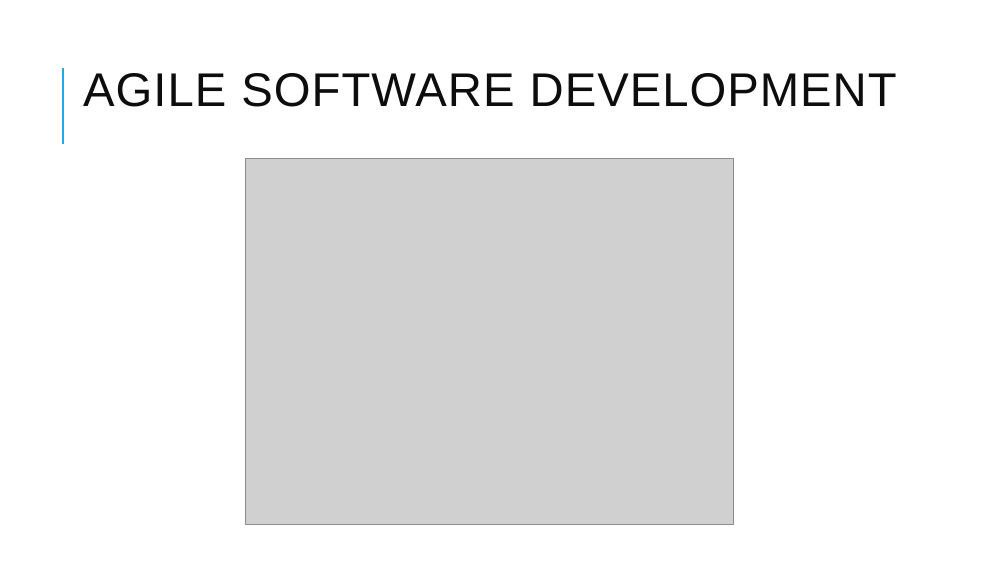
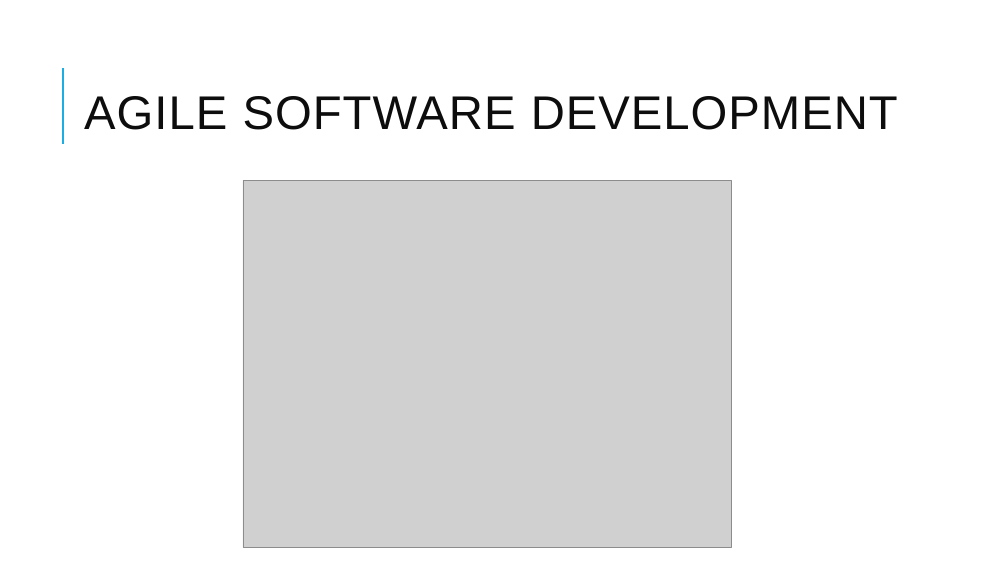
Before and after one commit to RaviTeja444/health-wellness, a slide deck: slide 9 of docs/presentation/Walk_Tracker.pptx. Drawn at 1008x567 pixels with LibreOffice and Linux fonts; fonts in the diff are those of the drawing; grey boxes stand for pictures. Boxes give left, top, right and bottom in pixels: in the first picture for what was removed or moved away, otherwise in the second. Text is boxed around its words. In the diff, an @@ line names an element or a change of style, - is before the commit and + after.

```diff
--- a/docs/presentation/Walk_Tracker.pptx
+++ b/docs/presentation/Walk_Tracker.pptx
@@ title "AGILE SOFTWARE DEVELOPMENT": place and size @@
-title "AGILE SOFTWARE DEVELOPMENT" at (83,73,897,107)
+title "AGILE SOFTWARE DEVELOPMENT" at (84,96,898,130)
@@ picture: place and size @@
-picture at (245,158,734,525)
+picture at (243,181,731,547)
```
Also in this commit, not shown: 12 other slides changed, 1 slide added.
